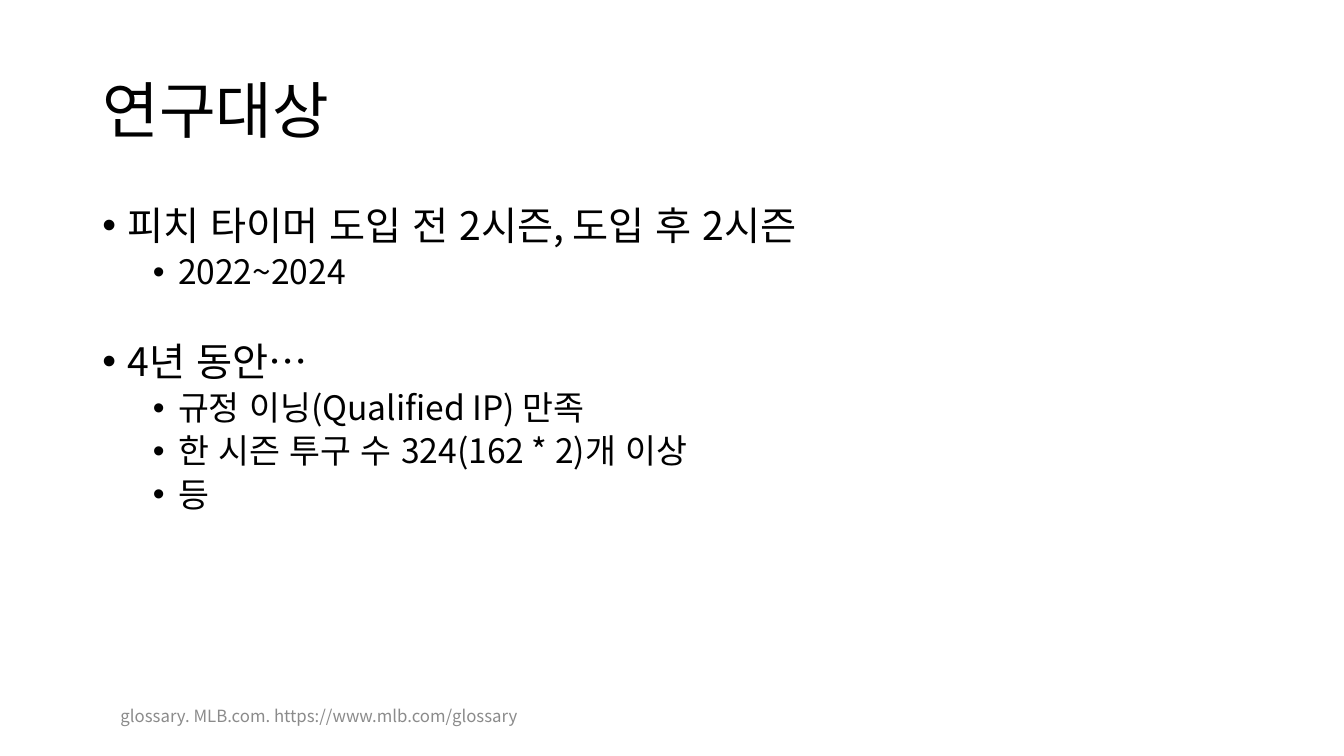
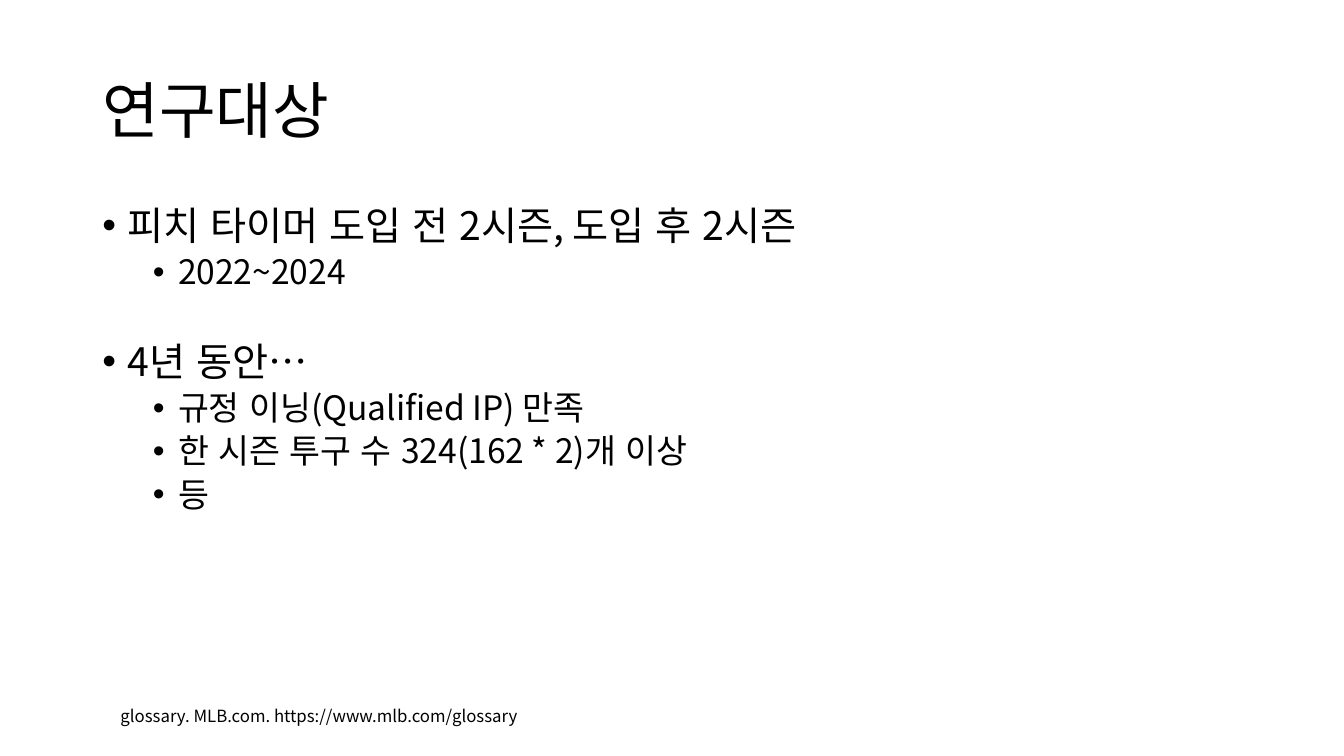
Before and after one commit to Tae-Hyeon-Kim/Statcast, a slide deck: slide 8 of 0304 연구 계획서 발표.pptx (slide 7 before the commit). Drawn at 1344x756 pixels with LibreOffice and Linux fonts; fonts in the diff are those of the drawing. Boxes give left, top, right and bottom in pixels: in the first picture for what was removed or moved away, otherwise in the second. Text is boxed around its words. In the diff, an @@ line names an element or a change of style, - is before the commit and + after.

```diff
--- a/0304 연구 계획서 발표.pptx
+++ b/0304 연구 계획서 발표.pptx
@@ text "glossary. MLB.com. https://www.mlb.com/glossary" at [120, 708, 517, 727]: text colour #8C8C8C to #000000 @@
```
Also in this commit, not shown: 3 other slides changed, 1 slide added.
